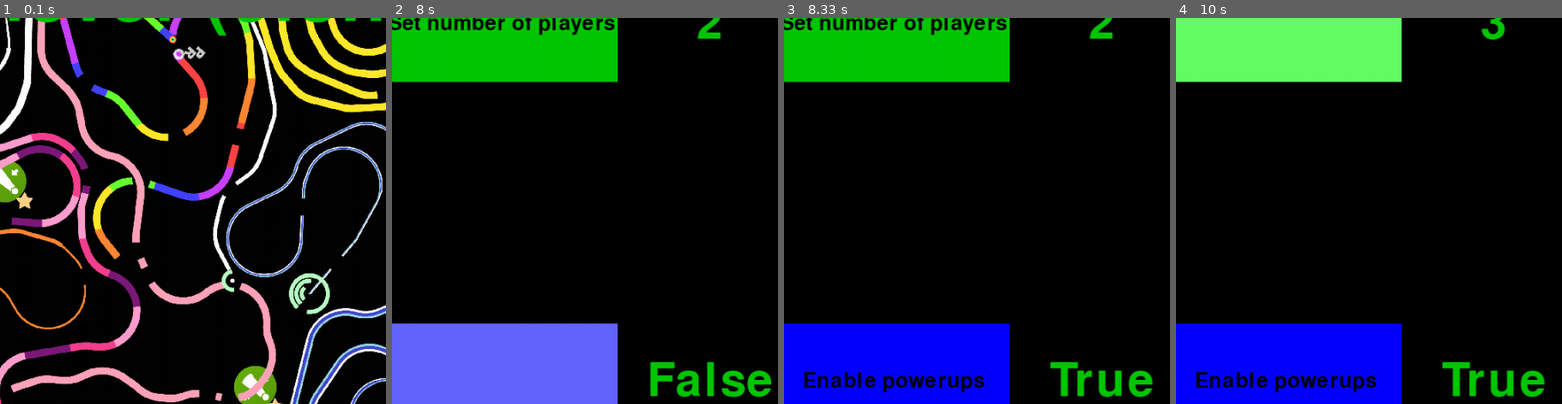
Above: before the commit, frames 1-4 (left to right).
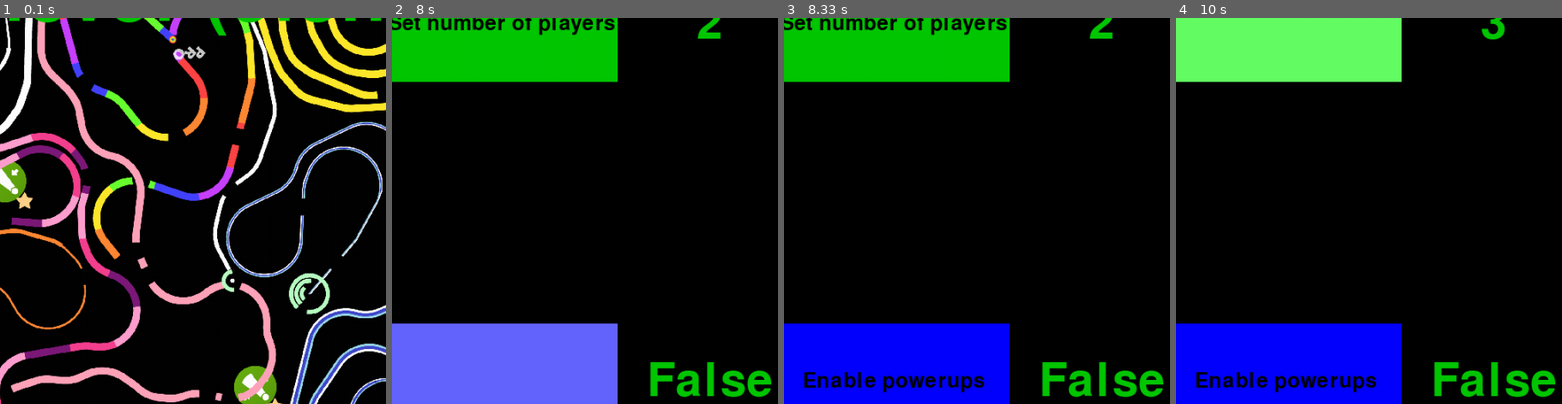
Above: after the commit, the same moments.

Repository: Piotr610/curve_fever_clone
Game: pygame game, started from main.py
The game is run twice, just before and just after one commit, with the same random seed, the same clock (stepped at 60 frames per second) and the same inputs.
Inputs (mouse positions are % of the whole screen's width and height, from its top left):
- Up to frame 1 (0.1 s): no input
- Up to frame 2 (8 s): press the mouse at (50, 17) at 0.37 s; move the mouse to (54, 22) at 0.47 s; release the mouse at (59, 26) at 0.6 s; hold Right 0.67-1.13 s; move the mouse to (46, 23) at 0.7 s; hold Right 1.17-1.63 s; hold D 1.17-1.63 s; hold Left 1.67-2.2 s; hold A 1.67-2.2 s; hold Left 2.23-2.63 s; hold A 2.23-2.63 s; hold Right 2.67-3.3 s; hold D 2.67-3.3 s; hold Left 3.33-3.8 s; hold A 3.33-3.8 s; hold Right 3.83-4.3 s; hold D 3.83-4.3 s; hold Right 4.33-4.8 s; hold D 4.33-4.8 s; hold Left 4.83-5.37 s; hold A 4.83-5.37 s; hold Left 5.4-5.8 s; hold A 5.4-5.8 s; hold Right 5.83-6.47 s; hold D 5.83-6.47 s; hold Left 6.5-6.97 s; hold A 6.5-6.97 s; press the mouse at (50, 17) at 7.03 s; move the mouse to (46, 50) at 7.13 s; release the mouse at (43, 82) at 7.27 s; click "Settings" at 7.4 s; click "Enable powerups" at 7.93 s
- Up to frame 3 (8.33 s): click (77, 61) at 8.27 s
- Up to frame 4 (10 s): click (44, 20) at 9.93 s
The pictures show only the part of the screen within x 36-86%, y 19-69%; the shares and areas given below are measured in that part.

Frames 1-2 are identical in both runs. In frame 3, 1.4% of the frame differs, in the area x 66-99%, y 89-99%; in frame 4, 1.4%.

Commit message:
Added documentation and made some minor changes

Diff:
--- a/display.py
+++ b/display.py
@@ -14,4 +14,5 @@
         self.__background = pygame.transform.scale(self.__background, [DISPLAY_WIDTH, DISPLAY_HEIGHT])
 
     def get_background(self):
+        """Returns background."""
         return self.__background
--- a/fever.py
+++ b/fever.py
@@ -1,12 +1,15 @@
 from constants import *
-
-
-def text_objects(text, font, color):
-    text_surface = font.render(text, True, color)
-    return text_surface, text_surface.get_rect()
+from menu import text_objects
 
 
 def message_display(text, surface, font_size, color):
+    """
+    Displays text in the middle of the screen
+    :param str text: text to display
+    :param surface: surface for the text to be displayed on
+    :param font_size: font size of the text
+    :param color: color of the text
+    """
     large_text = pygame.font.Font(None, font_size)
     text_surf, text_rect = text_objects(text, large_text, color)
     text_rect.center = ((DISPLAY_WIDTH/2), (DISPLAY_HEIGHT/2))
@@ -26,14 +29,23 @@
         self.__powerup_active = True
 
     def set_powerups(self, powerups):
+        """
+        Activates or deactivates powerups in game.
+        :param bool powerups: bool value to activate or deactivate powerups
+        """
         self.__powerup_active = powerups
 
     def set_players(self, players):
+        """
+        Sets players and sets "track" surface for them.
+        :param list players: list of players
+        """
         self.players = players
         for player in self.players:
             player.set_track(self.track)
 
     def __game_over(self):
+        """Handles game over event and displays who's the winner."""
         self.game_over_screen = True
         click = (0, 0, 0)
         if len(self.players) == 2:
@@ -87,6 +99,7 @@
             self.after_game_over = True
 
     def play(self):
+        """Handles the gameplay."""
         i = 0
 
         for player in self.players:
--- a/game.py
+++ b/game.py
@@ -12,6 +12,7 @@
         self.__intro = True
 
     def __play(self):
+        """Creates player objects and sets up the game."""
         playing = True
         self.__fever.after_game_over = False
         self.__display.surface.fill(BLACK)
@@ -47,6 +48,7 @@
             self.__display.clock.tick(FPS)
 
     def run(self):
+        """Starts intro and then handles the menu and gameplay."""
         if self.__intro:
             self.__menu.game_intro()
             self.__intro = False
--- a/menu.py
+++ b/menu.py
@@ -5,11 +5,28 @@
 
 
 def text_objects(text, font, color):
+    """
+    Sets up text format and returns it
+    :param str text: text to format
+    :param font: Font
+    :param color: Color of text
+    """
     text_surface = font.render(text, True, color)
     return text_surface, text_surface.get_rect()
 
 
 def button(text, x, y, w, h, ic, ac, surface):
+    """
+    Creates button and returns False if clicked and True if not clicked
+    :param str text: text to display on the button
+    :param int x: x parameter of button's localization
+    :param int y: y parameter of button's localization
+    :param int w: width of the button
+    :param int h: height of the button
+    :param ic: inactive color of the button
+    :param ac: active color of the button
+    :param surface: surface for the button to be displayed on
+    """
     mouse = pygame.mouse.get_pos()
     click = pygame.mouse.get_pressed()
 
@@ -28,6 +45,14 @@
 
 
 def message_display(text, surface, font_size, color, localization):
+    """
+    Displays text on screen.
+    :param str text: text to display
+    :param surface: surface for the text to be displayed on
+    :param font_size: font size of the text
+    :param color: color of the text
+    :param localization: localization of the text
+    """
     large_text = pygame.font.Font(None, font_size)
     text_surf, text_rect = text_objects(text, large_text, color)
     text_rect.center = localization
@@ -41,6 +66,7 @@
         self.__settings = settings
 
     def game_intro(self):
+        """Game intro screen."""
         intro = True
         while intro:
             click = pygame.mouse.get_pressed()
@@ -60,6 +86,7 @@
             self.__gameDisplay.clock.tick(MENU_FPS)
 
     def game_menu(self):
+        """Game menu screen with buttons handling player actions."""
         not_playing = True
         about = False
         settings = False
@@ -75,8 +102,8 @@
                     pygame.quit()
                     quit()
             self.__gameDisplay.surface.blit(self.__gameDisplay.get_background(), [0, 0])
-            not_playing = button(PLAY, ((DISPLAY_WIDTH / 2) - 100),
-                   (DISPLAY_HEIGHT / 8), 200, 100, GREEN, LIGHT_GREEN, self.__gameDisplay.surface)
+            not_playing = button(PLAY, int((DISPLAY_WIDTH / 2) - 100),
+                   int(DISPLAY_HEIGHT / 8), 200, 100, GREEN, LIGHT_GREEN, self.__gameDisplay.surface)
             settings = not button(SETTINGS, ((DISPLAY_WIDTH / 2) - 100),
                    (DISPLAY_HEIGHT / 3), 200, 100, RED, LIGHT_RED, self.__gameDisplay.surface)
             about = not button(ABOUT, ((DISPLAY_WIDTH / 2) - 100),
@@ -87,6 +114,7 @@
             self.__gameDisplay.clock.tick(MENU_FPS)
 
     def game_about(self):
+        """Screen with name of author and instructions to the game."""
         about = True
         click = (0, 0, 0)
         while about:
@@ -145,6 +173,7 @@
             self.__gameDisplay.clock.tick(MENU_FPS)
 
     def game_settings(self):
+        """Screen with settings of the game."""
         settings = True
 
         while settings:
@@ -176,4 +205,4 @@
                             ((self.__gameDisplay.WIDTH / 1.3), ((self.__gameDisplay.HEIGHT / 1.7) + 75)))
 
             pygame.display.update()
-            self.__gameDisplay.clock.tick(14)
+            self.__gameDisplay.clock.tick(13)
--- a/player.py
+++ b/player.py
@@ -24,24 +24,34 @@
         self.wall = True
 
     def get_color(self):
+        """Returns color of the player."""
         return self.__color
 
     def set_track(self, track):
+        """
+        Sets 'track' surface.
+        :param track: surface with track drawn on it
+        """
         self.__track = track
 
     def set_speed(self, speed):
+        """Sets speed for the player."""
         self.speed = speed
 
     def get_speed(self):
+        """Returns speed of the player."""
         return self.speed
 
     def set_turn(self, turn):
+        """Sets turn which the player is able to do."""
         self.__turn = turn
 
     def get_turn(self):
+        """Returns turn which the player is able to do."""
         return self.__turn
 
     def draw(self):
+        """Draws a track of the player, drawing a line between its old and new position."""
         if self.pos_new != self.pos_old and not self.ghost:
             pygame.draw.line(self.__track, self.__color, self.pos_new, self.pos_old, int(self.size*2.2))
         self.pos_old = self.pos_new[:]
@@ -49,6 +59,7 @@
         self.surface.blit(self.__track, (0, 0))
 
     def __collision(self, sum_dx, sum_dy, powerup):
+        """Handles collisions and checks if the player has lost."""
         if 0 <= (self.pos_new[0] + int(sum_dx)) < DISPLAY_WIDTH and \
                 0 <= (self.pos_new[1] + int(sum_dy)) < DISPLAY_HEIGHT:
 
@@ -80,6 +91,10 @@
         return self.game_over
 
     def steer(self, powerup):
+        """
+        Handles steering over the player and calculates movement.
+        :param powerup: powerup to check if it was 'taken' by the player
+        """
         keys = pygame.key.get_pressed()
 
         if keys[self.keys[0]]:
@@ -115,6 +130,7 @@
         return self.game_over
 
     def reset(self):
+        """Resets players properties."""
         self.speed = DEFAULT_SPEED
         self.wall = True
         if self.keys_reversed:
--- a/powerUp.py
+++ b/powerUp.py
@@ -16,6 +16,10 @@
         self.players = None
 
     def do_sth(self, p):
+        """
+        Does something after being 'taken'.
+        :param Player p: player who has 'taken' the powerup
+        """
         if self.type == 0:
             self.__track.fill(BLACK)
 
@@ -56,21 +60,29 @@
                     player.wall = False
 
     def set_track(self, track):
+        """
+        Sets 'track' surface.
+        :param track: surface with track drawn on it
+        """
         self.__track = track
 
     def set_players(self, players):
+        """
+        Sets players.
+        :param list players: list of players
+        """
         self.players = players
 
-    # def set_activity(self, active):
-    #     self.active = active
-
     def __generate_type_and_color(self):
+        """Generates powerup's type and color"""
         self.type = random.randint(0, 6)
         self.color = color[self.type]
 
     def reset(self):
+        """Resets powerup"""
         self.__generate_type_and_color()
         self.point = (random.randint(50, (DISPLAY_WIDTH - 50)), random.randint(50, (DISPLAY_HEIGHT - 50)))
 
     def draw(self):
+        """Draws powerup"""
         pygame.draw.circle(self.surface, self.color, self.point, POWERUP_SIZE)
--- a/settings.py
+++ b/settings.py
@@ -4,13 +4,23 @@
         self.__game_mode = True
 
     def get_number(self):
+        """Returns number of players."""
         return self.__number_of_players
 
     def set_number(self, number):
+        """
+        Sets number of players.
+        :param int number: number of players
+        """
         self.__number_of_players = number
 
     def get_mode(self):
+        """Returns set game mode."""
         return self.__game_mode
 
     def set_mode(self, mode):
+        """
+        Sets game mode.
+        :param bool mode: True if enabled powerups, False otherwise
+        """
         self.__game_mode = mode
